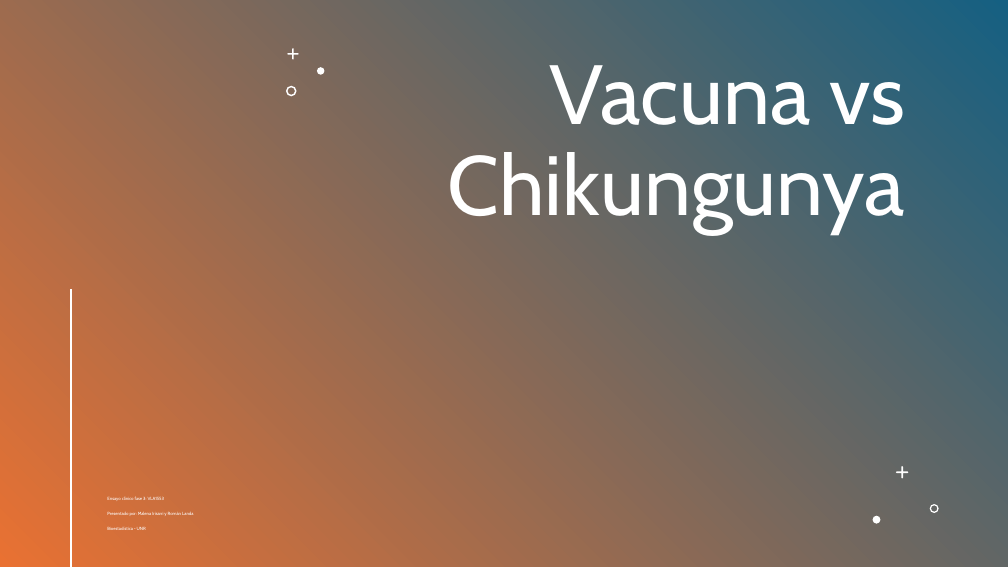
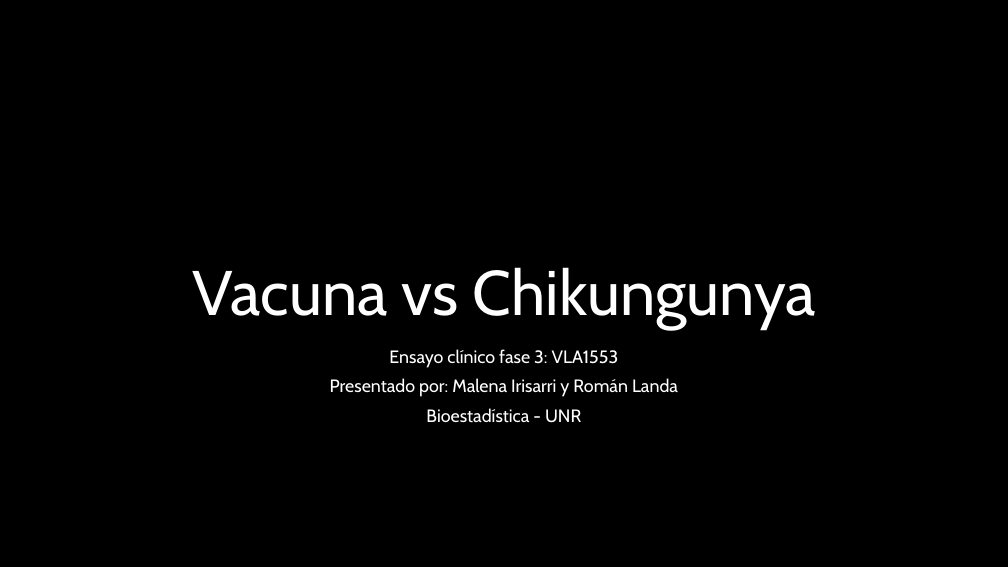
Before and after one commit to RomanLanda11/bioestadistica, a slide deck: slide 1 of tp2/Presentacion_Chikungunya.pptx. Drawn at 1008x567 pixels with LibreOffice and Linux fonts; fonts in the diff are those of the drawing; background and template pictures are left out. Boxes give left, top, right and bottom in pixels: in the first picture for what was removed or moved away, otherwise in the second. Text is boxed around its words. In the diff, an @@ line names an element or a change of style, - is before the commit and + after.

```diff
--- a/tp2/Presentacion_Chikungunya.pptx
+++ b/tp2/Presentacion_Chikungunya.pptx
@@ background #FFFFFF to picture (left out) @@
@@ rectangle removed at <box>0,0,1008,567</box> @@
@@ freeform shape removed at <box>287,48,299,60</box> @@
@@ freeform shape removed at <box>286,85,296,96</box> @@
@@ freeform shape removed at <box>317,67,324,75</box> @@
@@ title "Vacuna vs Chikungunya": place and size @@
-title "Vacuna vs Chikungunya" at <box>447,65,905,233</box>
+title "Vacuna vs Chikungunya" at <box>192,267,816,329</box>
@@ title "Vacuna vs Chikungunya" at <box>192,267,816,329</box>: size 80 to 60 pt; alignment right to centre; vertical alignment top to bottom @@
@@ line removed from (71, 290) to (71, 566) @@
@@ subtitle "Ensayo clínico fase 3: VLA1553": place and size @@
-subtitle "Ensayo clínico fase 3: VLA1553" at <box>107,497,193,530</box>
+subtitle "Ensayo clínico fase 3: VLA1553" at <box>330,349,678,423</box>
@@ subtitle "Ensayo clínico fase 3: VLA1553" at <box>330,349,678,423</box>: size 4.2 to 17 pt; alignment left to centre; line spacing 0.8 to 0.9 @@
@@ freeform shape removed at <box>896,466,909,479</box> @@
@@ freeform shape removed at <box>930,504,939,513</box> @@
@@ freeform shape removed at <box>873,516,880,523</box> @@
```
Also in this commit, not shown: 8 other slides changed, 5 slides added, 1 other file.
